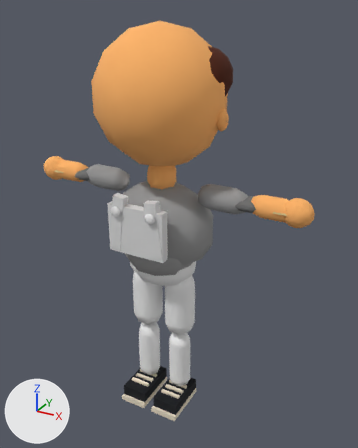
Before and after pictures for a commit that changed the glTF model public/v2/models/kid_penny.glb.
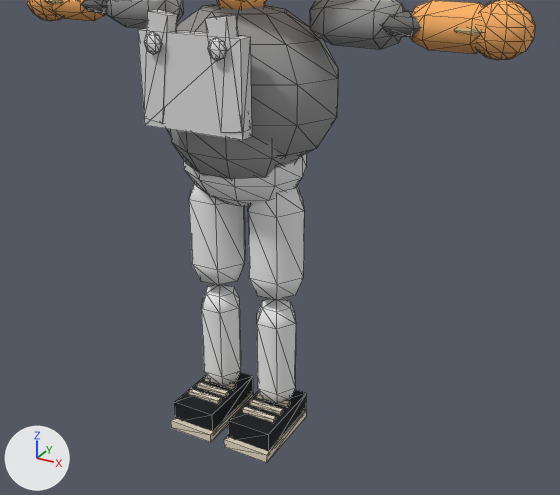
Each version appears first whole from a camera (50 mm lens) standing at (2.38, -3.99, 4.11) and looking at (0.12, 0.13, 2.05), and next in a close-up from a camera (50 mm lens) standing at (2.22, -3.63, 2.98) and looking at (0.32, -0.16, 1.25). The lights are fixed; the arrows at lower left show +X, +Y and +Z. The last two pictures show the newer version. The close-ups show mesh edges as thin lines. Objects named as collision shapes, trigger or cutter boxes, shadow casters or lower levels of detail are left out. Vertices at exactly the same position are counted once.

In view in the first close-up: 'kid_penny_LOD0'.
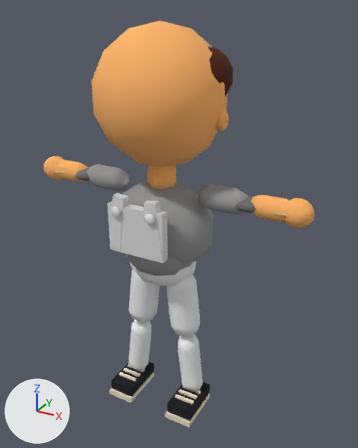
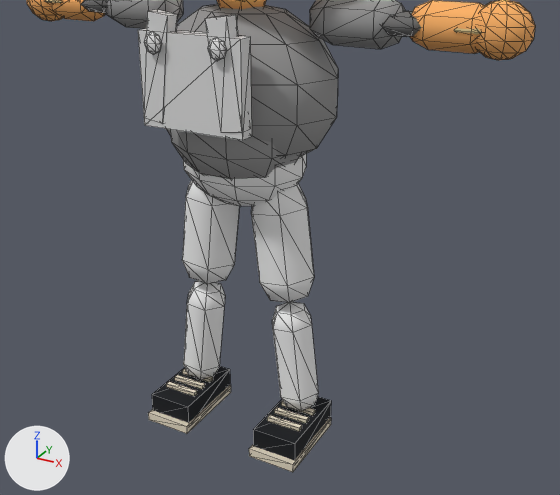
Changed parts and their boxes [x1, y1, x2, y2] in the close-ups (560 x 495 px; the box of a moved part takes in the faces that stretch with it):
```json
{"object": "kid_penny_LOD0", "change": "reshaped", "before": [27, 0, 535, 463], "after": [27, 0, 535, 472]}
{"part": 1, "of": "me_kid_penny_lod0", "change": "moved or reshaped", "before": [189, 184, 245, 386], "after": [182, 180, 240, 380]}
{"part": 2, "of": "me_kid_penny_lod0", "change": "moved or reshaped", "before": [248, 186, 304, 404], "after": [251, 184, 318, 411]}
{"part": 3, "of": "me_kid_penny_lod0", "change": "moved or reshaped", "before": [174, 373, 253, 431], "after": [152, 366, 230, 423]}
{"part": 4, "of": "me_kid_penny_lod0", "change": "moved or reshaped", "before": [171, 393, 253, 442], "after": [148, 385, 231, 434]}
{"part": 5, "of": "me_kid_penny_lod0", "change": "moved or reshaped", "before": [204, 376, 236, 390], "after": [182, 369, 213, 382]}
{"part": 6, "of": "me_kid_penny_lod0", "change": "moved or reshaped", "before": [197, 382, 228, 397], "after": [174, 375, 205, 389]}
{"part": 7, "of": "me_kid_penny_lod0", "change": "moved or reshaped", "before": [189, 389, 221, 404], "after": [166, 381, 197, 396]}
{"part": 8, "of": "me_kid_penny_lod0", "change": "moved or reshaped", "before": [228, 390, 306, 451], "after": [253, 397, 331, 461]}
{"part": 9, "of": "me_kid_penny_lod0", "change": "moved or reshaped", "before": [224, 410, 306, 463], "after": [249, 418, 331, 472]}
{"part": 10, "of": "me_kid_penny_lod0", "change": "moved or reshaped", "before": [257, 392, 290, 407], "after": [281, 401, 315, 416]}
{"part": 11, "of": "me_kid_penny_lod0", "change": "moved or reshaped", "before": [250, 399, 283, 415], "after": [274, 407, 309, 423]}
{"part": 12, "of": "me_kid_penny_lod0", "change": "moved or reshaped", "before": [242, 407, 276, 423], "after": [267, 415, 302, 431]}
```

The change, as JSON lines over the scene's bpy script:
```json
{"block": "me_kid_penny_lod0", "where": "me_kid_penny_lod0.from_pydata(...)  # 1617 vertices, 2706 faces; spans x -1.51..1.51, y -0.57..0.62, z -0.06..4.0"}
{"block": "me_kid_penny_lod0", "where": "# used by ob_kid_penny_lod0; location = (0.0, 0.0, 0.0)"}
{"block": "me_kid_penny_lod0", "change": "me_kid_penny_lod0 part 1: the loose piece of 67 vertices spanning x -0.38..-0.02, y -0.16..0.16, z 0.1..1.6 is turned 6.7 degrees about the y axis through its middle and scaled by 1.01, then moved by (-0.09, 0.0, 0.0)"}
{"block": "me_kid_penny_lod0", "change": "me_kid_penny_lod0 part 2: the loose piece of 67 vertices spanning x 0.02..0.38, y -0.16..0.16, z 0.1..1.6 is turned -6.7 degrees about the y axis through its middle and scaled by 1.01, then moved by (0.09, 0.0, 0.0)"}
{"block": "me_kid_penny_lod0", "change": "me_kid_penny_lod0 part 3: the loose piece of 8 vertices spanning x -0.34..-0.06, y -0.35..0.14, z -0.04..0.11 is moved by (-0.18, 0.0, 0.0)"}
{"block": "me_kid_penny_lod0", "change": "me_kid_penny_lod0 part 4: the loose piece of 8 vertices spanning x -0.35..-0.05, y -0.39..0.13, z -0.06..-0.01 is moved by (-0.18, 0.0, 0.0)"}
{"block": "me_kid_penny_lod0", "change": "me_kid_penny_lod0 part 5: the loose piece of 8 vertices spanning x -0.31..-0.09, y -0.06..-0.02, z 0.11..0.14 is moved by (-0.18, 0.0, 0.0)"}
{"block": "me_kid_penny_lod0", "change": "me_kid_penny_lod0 part 6: the loose piece of 8 vertices spanning x -0.31..-0.09, y -0.15..-0.11, z 0.11..0.14 is moved by (-0.18, 0.0, 0.0)"}
{"block": "me_kid_penny_lod0", "change": "me_kid_penny_lod0 part 7: the loose piece of 8 vertices spanning x -0.31..-0.09, y -0.24..-0.2, z 0.11..0.14 is moved by (-0.18, 0.0, 0.0)"}
{"block": "me_kid_penny_lod0", "change": "me_kid_penny_lod0 part 8: the loose piece of 8 vertices spanning x 0.06..0.34, y -0.35..0.14, z -0.04..0.11 is moved by (0.18, 0.0, 0.0)"}
{"block": "me_kid_penny_lod0", "change": "me_kid_penny_lod0 part 9: the loose piece of 8 vertices spanning x 0.05..0.35, y -0.39..0.13, z -0.06..-0.01 is moved by (0.18, 0.0, 0.0)"}
{"block": "me_kid_penny_lod0", "change": "me_kid_penny_lod0 part 10: the loose piece of 8 vertices spanning x 0.09..0.31, y -0.06..-0.02, z 0.11..0.14 is moved by (0.18, 0.0, 0.0)"}
{"block": "me_kid_penny_lod0", "change": "me_kid_penny_lod0 part 11: the loose piece of 8 vertices spanning x 0.09..0.31, y -0.15..-0.11, z 0.11..0.14 is moved by (0.18, 0.0, 0.0)"}
{"block": "me_kid_penny_lod0", "change": "me_kid_penny_lod0 part 12: the loose piece of 8 vertices spanning x 0.09..0.31, y -0.24..-0.2, z 0.11..0.14 is moved by (0.18, 0.0, 0.0)"}
```
